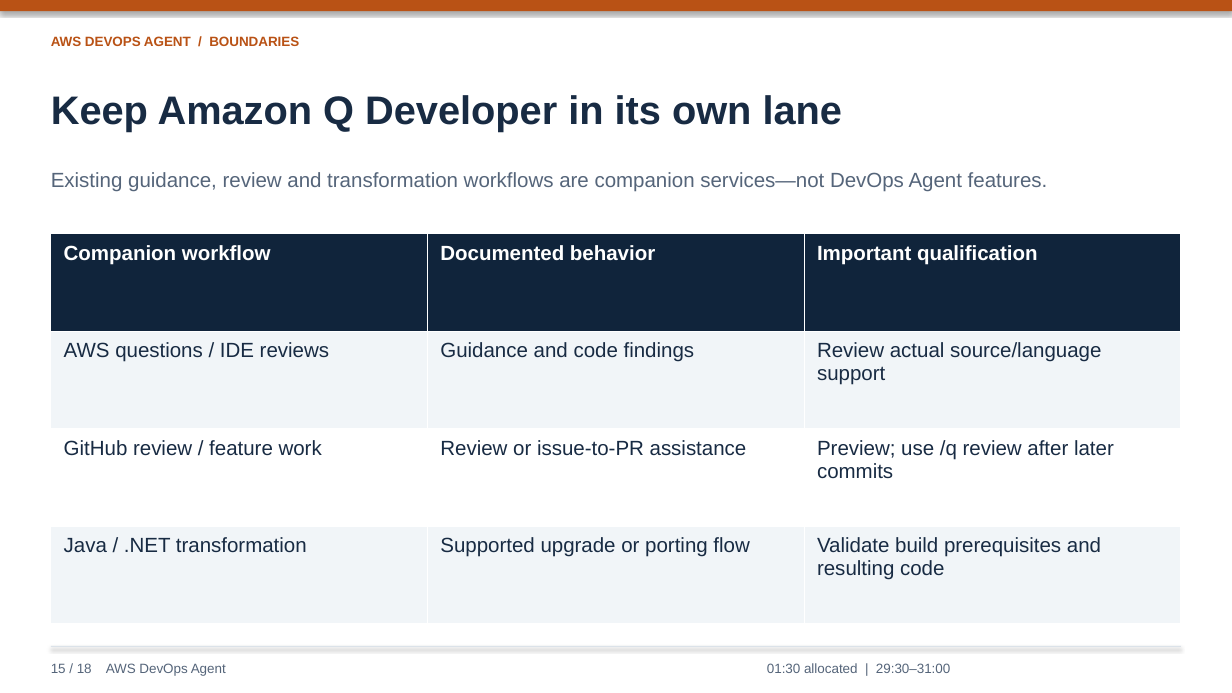
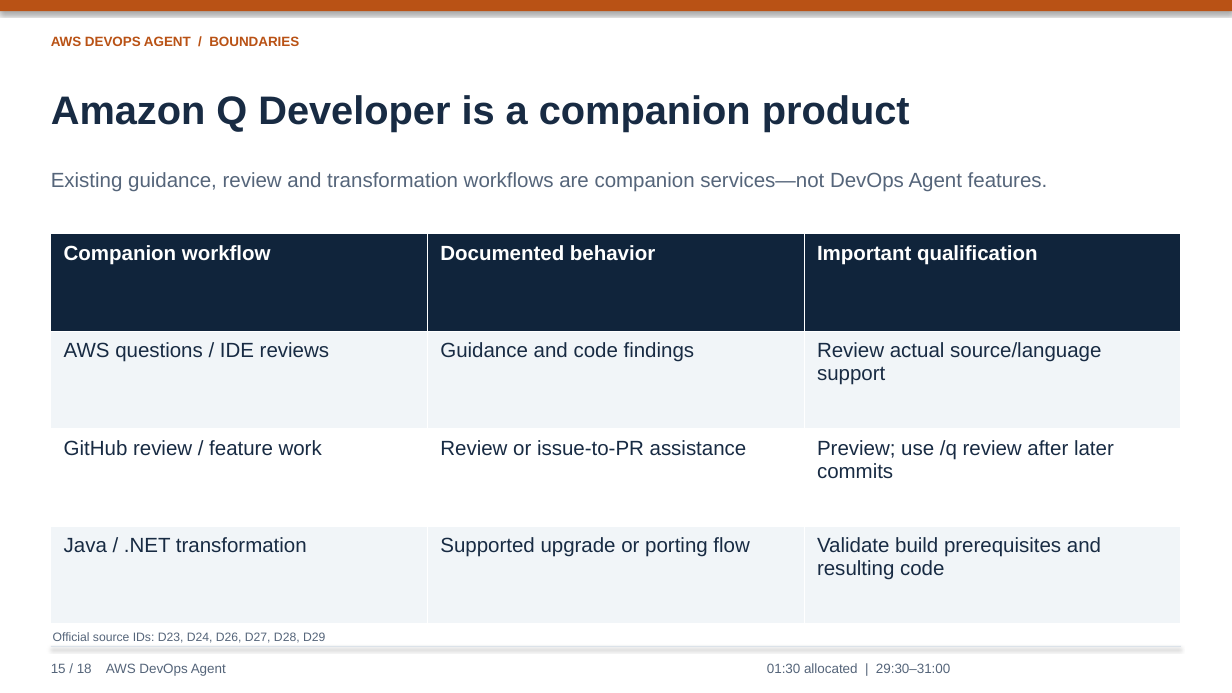
Before and after one commit to lyrel-dev/frontier-agents, a slide deck: slide 15 of presentations/aws-devops-agent-presentation.pptx. Drawn at 1232x693 pixels with LibreOffice and Linux fonts; fonts in the diff are those of the drawing. Boxes give left, top, right and bottom in pixels: in the first picture for what was removed or moved away, otherwise in the second. Text is boxed around its words. In the diff, an @@ line names an element or a change of style, - is before the commit and + after.

```diff
--- a/presentations/aws-devops-agent-presentation.pptx
+++ b/presentations/aws-devops-agent-presentation.pptx
@@ text at [51,95,910,131]: text changed @@
-Keep Amazon Q Developer in its own lane
+Amazon Q Developer is a companion product
@@ text added at [53,632,325,643], 9.5 pt, text #55657A @@
+Official source IDs: D23, D24, D26, D27, D28, D29
```
Also in this commit, not shown: 17 other slides changed, 19 slides added.
